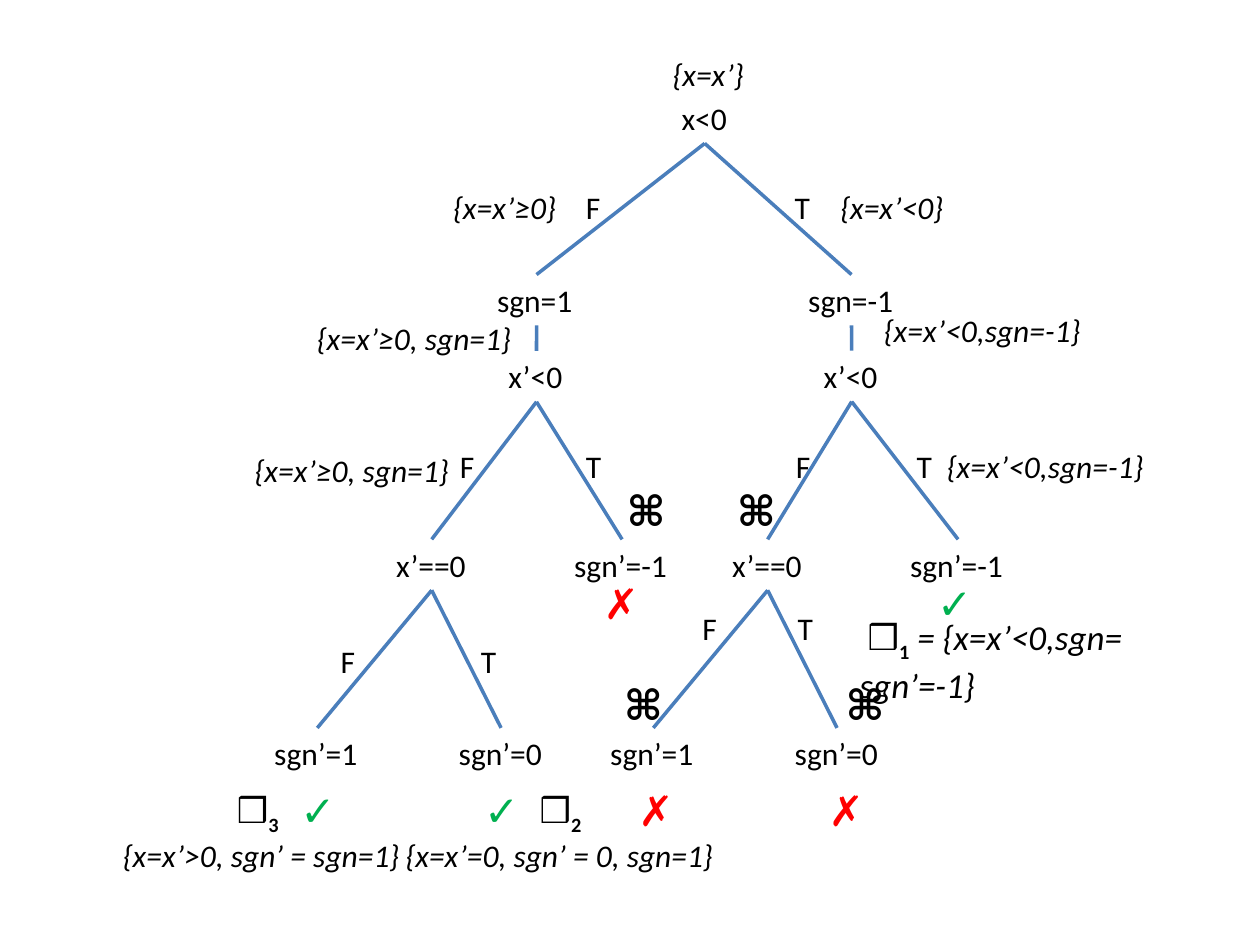
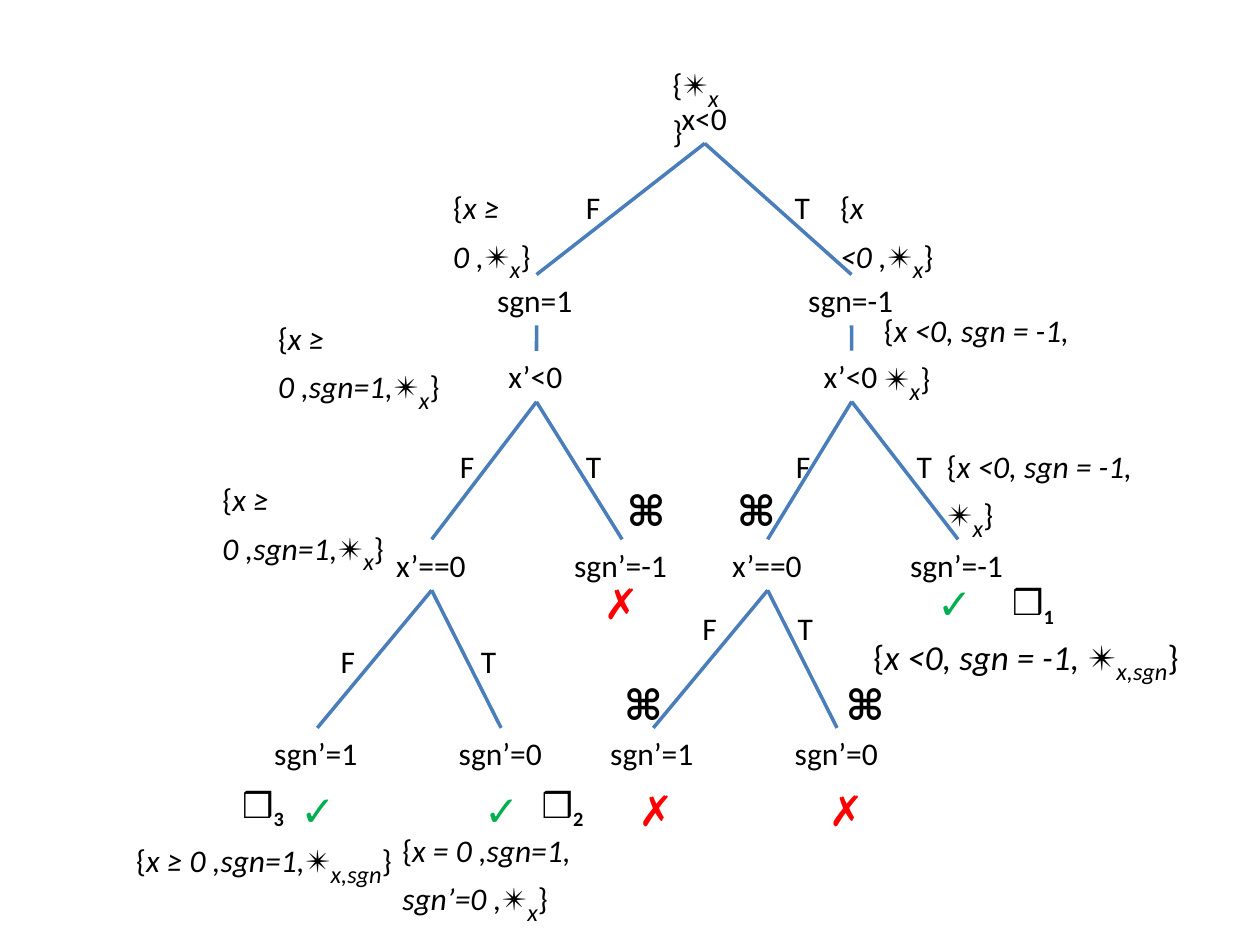
Before and after one commit to tech-srl/differential, a slide deck: slide 1 of Doc/figures/sign-graph-joint.pptx. Drawn at 1260x945 pixels with LibreOffice and Linux fonts; fonts in the diff are those of the drawing. Boxes give left, top, right and bottom in pixels: in the first picture for what was removed or moved away, otherwise in the second. Text is boxed around its words. In the diff, an @@ line names an element or a change of style, - is before the commit and + after.

```diff
--- a/Doc/figures/sign-graph-joint.pptx
+++ b/Doc/figures/sign-graph-joint.pptx
@@ text at [708, 95, 719, 113]: text changed; italic off @@
-{x=x’}
+{✴x}
@@ text at [453, 196, 521, 278]: text changed @@
-{x=x’≥0}
+{x ≥ 0 ,✴x}
@@ text at [278, 327, 430, 409]: text changed @@
-{x=x’≥0, sgn=1}
+{x ≥ 0 ,sgn=1,✴x}
@@ text at [884, 319, 954, 400]: text changed @@
-{x=x’<0}
+{x <0 ,✴x}
@@ text at [947, 455, 1132, 537]: text changed @@
-{x=x’<0,sgn=-1}
+{x <0, sgn = -1, ✴x}
@@ text at [222, 488, 374, 570]: text changed @@
-{x=x’≥0, sgn=1}
+{x ≥ 0 ,sgn=1,✴x}
@@ text at [1044, 610, 1167, 684]: text changed @@
-❒1 = {x=x’<0,sgn= sgn’=-1}
+❒1
+{x <0, sgn = -1, ✴x,sgn}
@@ text at [873, 644, 1167, 684]: text changed @@
-{x=x’<0,sgn=-1}
+{x <0, sgn = -1, ✴x}
@@ text "❒3": place and size @@
-text "❒3" at [123, 818, 399, 873]
+text "❒3" at [136, 812, 382, 887]
@@ text at [402, 839, 571, 921]: text changed @@
-{x=x’=0, sgn’ = 0, sgn=1}
+{x = 0 ,sgn=1, sgn’=0 ,✴x}
@@ text at [136, 849, 382, 887]: text changed @@
-{x=x’>0, sgn’ = sgn=1}
+{x ≥ 0 ,sgn=1,✴x,sgn}
```
Also in this commit, not shown: 6 other files.
